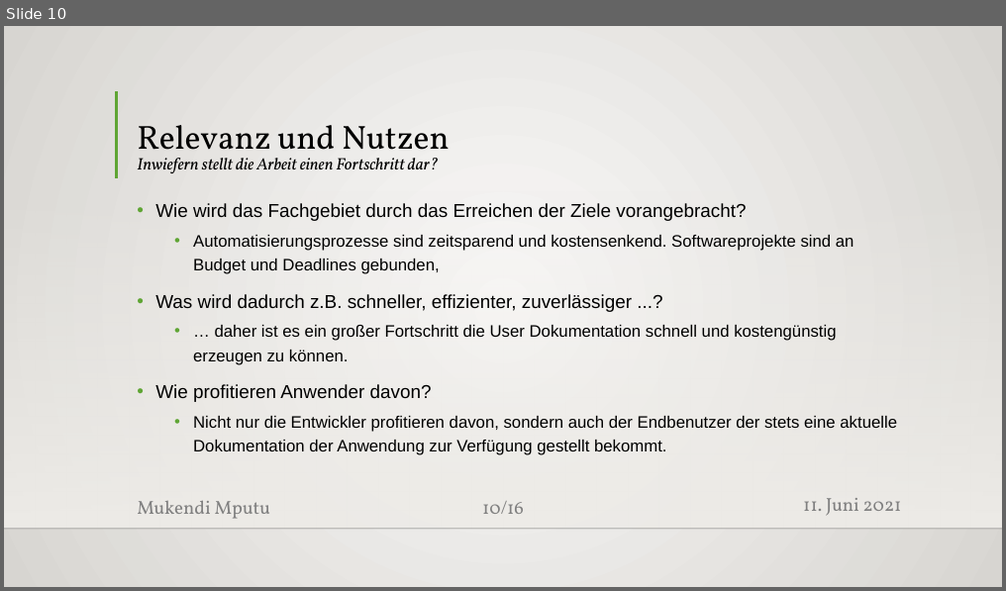
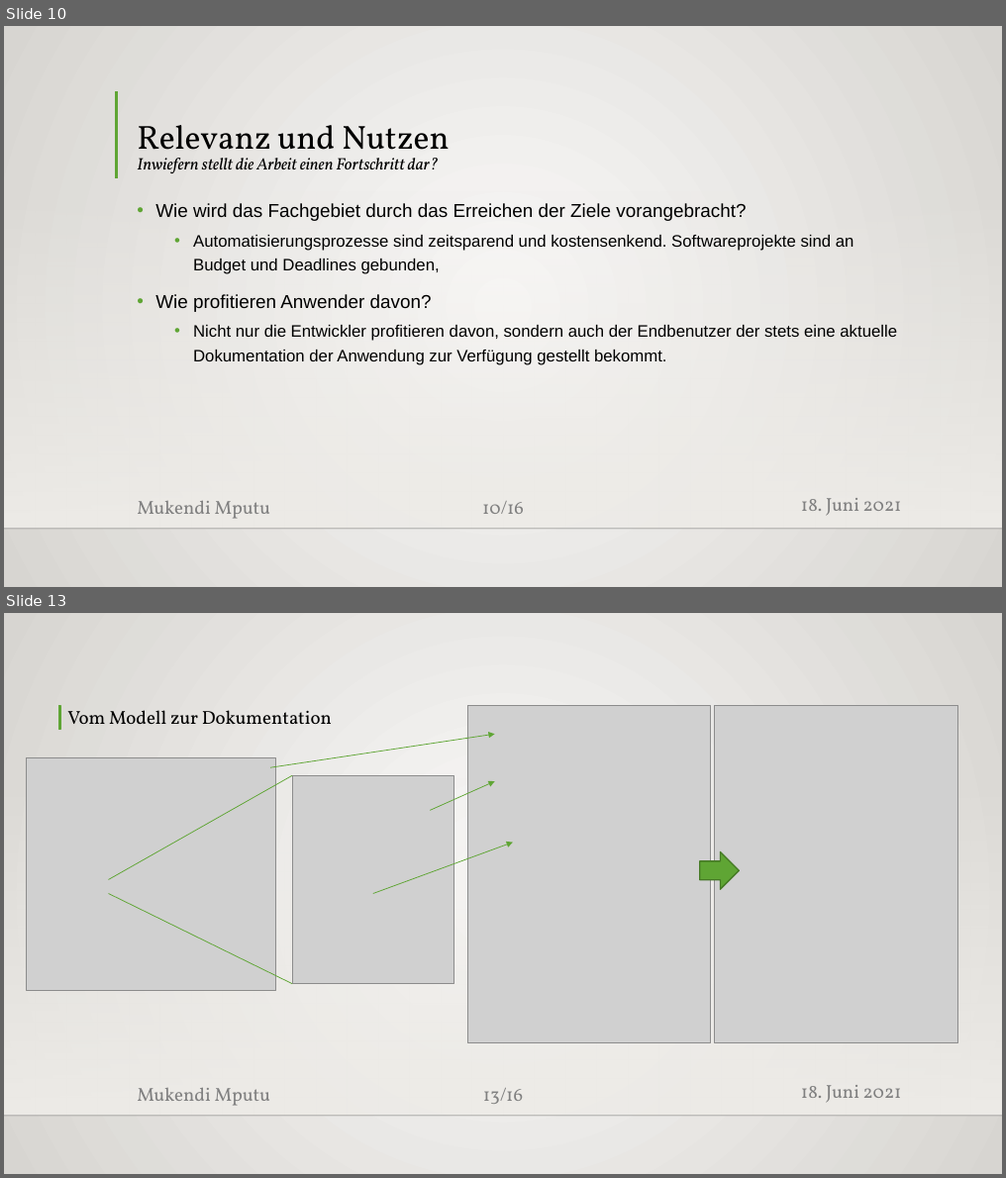
Before and after one commit to MukendiMputu/BachelorThesis, a slide deck: Proposalvortrag.pptx. Shown one above the other, each under a label of ours: slide 10 before the commit, slides 10 and 13 after it; the slides between them are not shown. The pictures are 1006x591 and 1006x1178 pixels, drawn with LibreOffice and Linux fonts; fonts in the diff are those of the drawing; grey boxes stand for pictures; background and template pictures are left out. Boxes give left, top, right and bottom in pixels: in the first picture for what was removed or moved away, otherwise in the second. Text is boxed around its words. In the diff, an @@ line names an element or a change of style, - is before the commit and + after.

```diff
--- a/Proposalvortrag.pptx
+++ b/Proposalvortrag.pptx
@@ slide 13 added at [4,613,1002,1174], background gradient #FAFAF9 to #D7D5D2; not listed: 4 template elements that a slide beside it also shows @@
@@ rectangle added at [58,706,60,729], fill #5FA534, outline #5FA534 1.25 pt @@
@@ text added at [67,710,332,724], 18 pt, text #000000 @@
+Vom Modell zur Dokumentation
@@ picture added at [467,706,711,1044] @@
@@ picture added at [715,706,957,1044] @@
@@ picture added at [27,759,275,990] @@
@@ arrow added from (270, 768) to (495, 735), #5FA534 0.75 pt @@
@@ line added from (109, 879) to (292, 775), #5FA534 0.75 pt @@
@@ picture added at [292,775,453,983] @@
@@ arrow added from (430, 811) to (495, 781), #5FA534 0.75 pt @@
@@ arrow added from (373, 894) to (513, 842), #5FA534 0.75 pt @@
@@ right arrow added at [700,852,740,889], fill #5FA534, outline #467A26 1.25 pt @@
@@ line added from (109, 894) to (292, 984), #5FA534 0.75 pt @@
@@ page number added at [483,1088,523,1104], 18 pt, text #808080 @@
+13/16
@@ slide 10 changed as well @@
@@ text at [155,294,836,366]: paragraphs removed @@
-• Was wird dadurch z.B. schneller, effizienter, zuverlässiger ...?
-  • … daher ist es ein großer Fortschritt die User Dokumentation schnell und kostengünstig erzeugen zu können.
@@ text at [801,498,902,516]: text changed @@
-11. Juni 2021
+18. Juni 2021
```
Also in this commit, not shown: 13 other slides changed, 2 other slides added, 2 slides removed, 1 other file.
